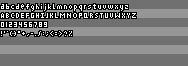
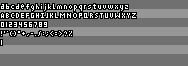
Comparing the layer stacks of the two 188 × 66 images. Changes:
painted on "smallBR" over 0, 33, 15, 46
